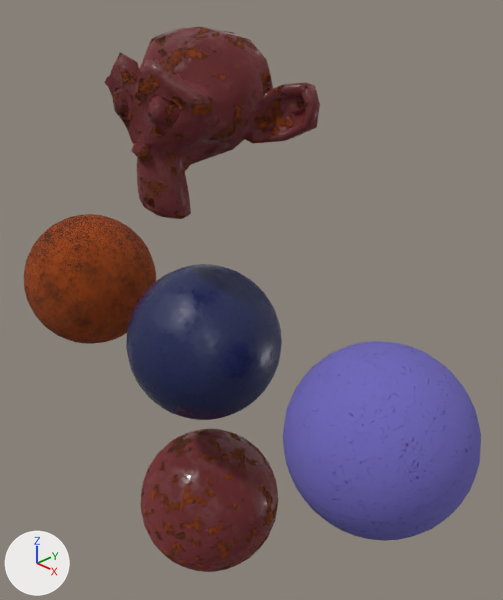
The Blender file dumpster/PaintedMetalMaterial1.blend as it was, and as the next commit left it.
Before and after are seen from a 50 mm camera at (6.17, -5.0, 4.41) aimed at (0.29, 0.56, 0.52). The lights are fixed; the arrows at lower left show +X, +Y and +Z.
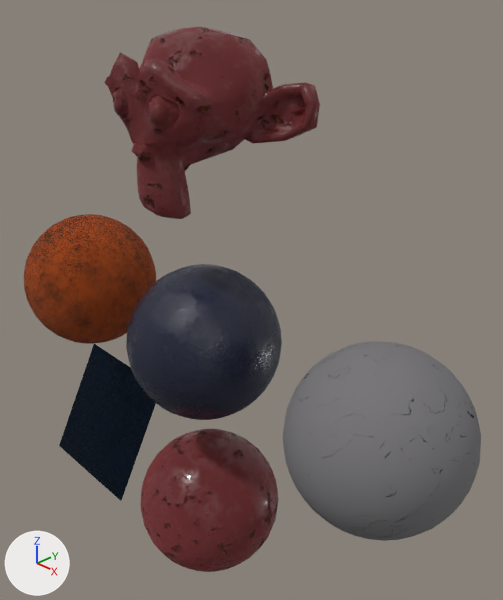
Commit message: Metal Materials Update

Pixel boxes (x1, y1, x2, y2) of what changed, in the pictures (503 x 600 px):
'Sphere.002', surface changed (blue to grey)
    both: (283, 341, 481, 541)
'Suzanne', surface changed, recoloured
    both: (111, 27, 310, 219)
'Sphere.003', surface changed
    both: (126, 264, 280, 420)
'Sphere', surface changed, recoloured
    both: (141, 429, 278, 570)
'Plane', added
    after: (59, 344, 156, 501)

What changed in the scene script:
```text
Change ng_rusty_painted_material:
    remove # nodes: Bump, Gamma, MapRange, Math x5, Mix x5, TexCoord, TexNoise x4, ValToRGB x5
    nodes: Bump, Gamma, MapRange, Math x6, Mix x5, TexCoord, TexNoise x4, ValToRGB x5
Add ng_metatallic_paint:
    ng_metatallic_paint = bpy.data.node_groups.new('Metatallic Paint', 'ShaderNodeTree')
    # nodes: Bump, MapRange, Mapping, Math, Mix, TexCoord, TexMagic, TexNoise, ValToRGB
    # colours: brown #361400, black #363533, black #000000, white #ffffff
Change mat_rusted_paint:
    where n2 = _N.new('ShaderNodeGroup'); n2.name = 'Group'
    n2.inputs[5].default_value: 0.83 -> 0.63  # 'Rust Factor'
Change mat_scratches:
    where n3 = _N.new('ShaderNodeMapping'); n3.name = 'Mapping'
    add n3.inputs[3].default_value = (0.2, 0.2, 0.2)  # 'Scale'
    where n7 = _N.new('ShaderNodeMix'); n7.name = 'Mix'
    n7.inputs[0].default_value: 0.458 -> 0.642  # 'Factor'
    where n12 = _N.new('ShaderNodeMix'); n12.name = 'Mix.002'
    n12.inputs[7].default_value: (0.156, 0.134, 0.5, 1.0) -> (0.183, 0.178, 0.186, 1.0)  # 'B', blue #6e66bc -> 'B', grey #777577
Change mat_metallic_paint:
    remove # nodes: BsdfPrincipled, Bump, MapRange, Mapping, Math x5, Mix x3, OutputMaterial, TexCoord, TexMagic x2, TexNoise x3, ValToRGB x2
    remove # colours: dark blue #1f2653, black #000000, white #ffffff
    nodes: BsdfPrincipled, Group, OutputMaterial
    colours: dark blue #1b2036
Add mat_metallic_paint_to_rust:
    mat_metallic_paint_to_rust = bpy.data.materials.new('Metallic Paint to Rust')
    # nodes: BsdfPrincipled, Group, Mapping, Mix, MixShader, OutputMaterial, TexCoord, TexNoise, ValToRGB
    # colours: dark blue #111e2f, black #000000, white #ffffff
Add me_plane:
    me_plane.from_pydata(...)  # 289 vertices, 256 faces; spans x -1.0..1.0, y -1.0..1.0, z 0.0
    me_plane.materials.append(mat_metallic_paint_to_rust)
Add ob_plane:
    ob_plane = bpy.data.objects.new('Plane', me_plane)
    ob_plane.location = (-2.71, 0.0, -2.6)
    ob_plane.rotation_euler = (4.226, 0.0, 0.0)  # degrees (242, 0, 0)
```
